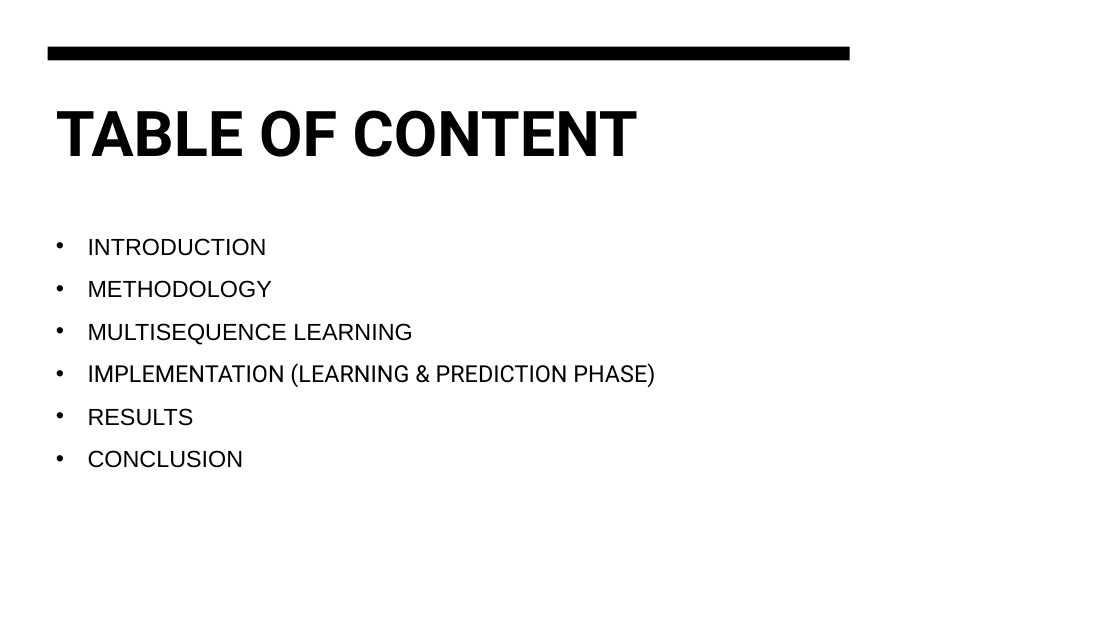
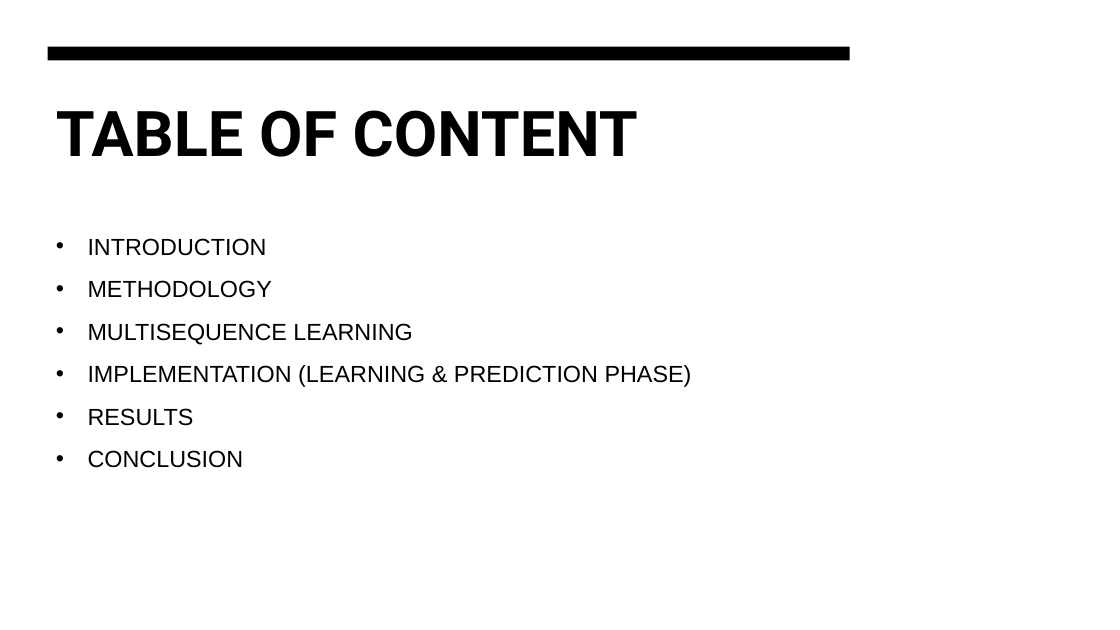
Before and after one commit to faizmohammedkhan7/neocortexapi, a slide deck: slide 3 of source/MySEProject/Documentation/ML-22-23-15 Approve Prediction of Multisequence Learning .pptx. Drawn at 1120x630 pixels with LibreOffice and Linux fonts; fonts in the diff are those of the drawing. Boxes give left, top, right and bottom in pixels: in the first picture for what was removed or moved away, otherwise in the second. Text is boxed around its words. In the diff, an @@ line names an element or a change of style, - is before the commit and + after.

```diff
--- a/source/MySEProject/Documentation/ML-22-23-15 Approve Prediction of Multisequence Learning .pptx
+++ b/source/MySEProject/Documentation/ML-22-23-15 Approve Prediction of Multisequence Learning .pptx
@@ text at box(88, 365, 692, 387): font Roboto to Arial in "IMPLEMENTATION (LEARNING & PREDICTION PHASE)" @@
```
Also in this commit, not shown: 2 other slides changed, 1 slide added, 2 slides removed.
